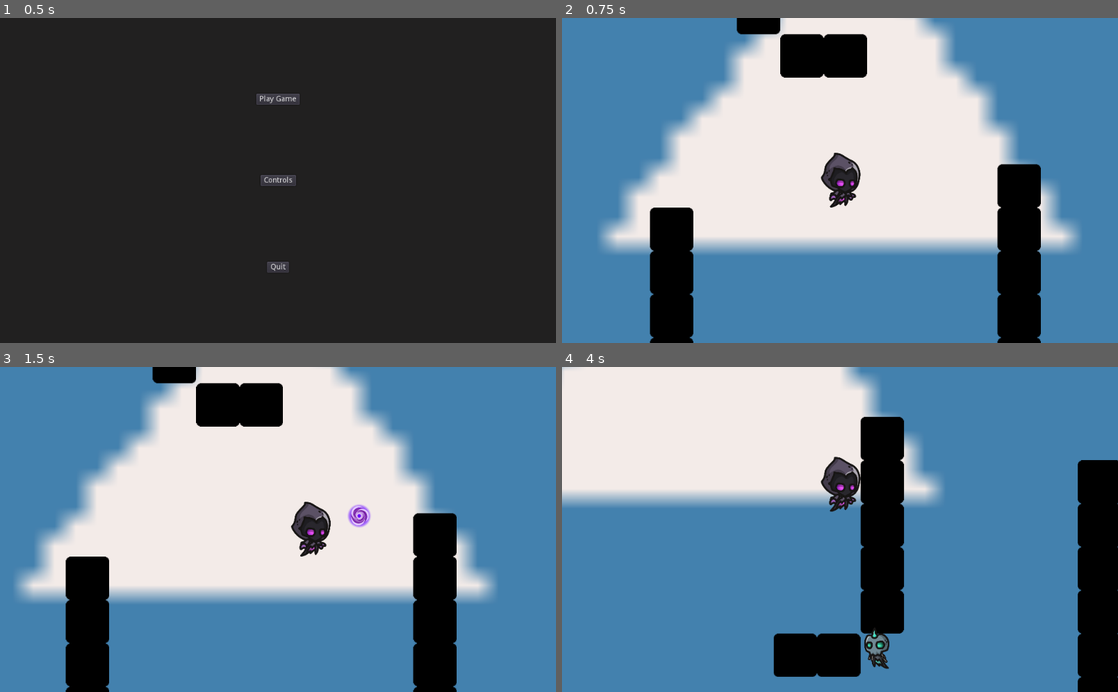
Above: before the commit, frames 1-4 (two rows, left to right).
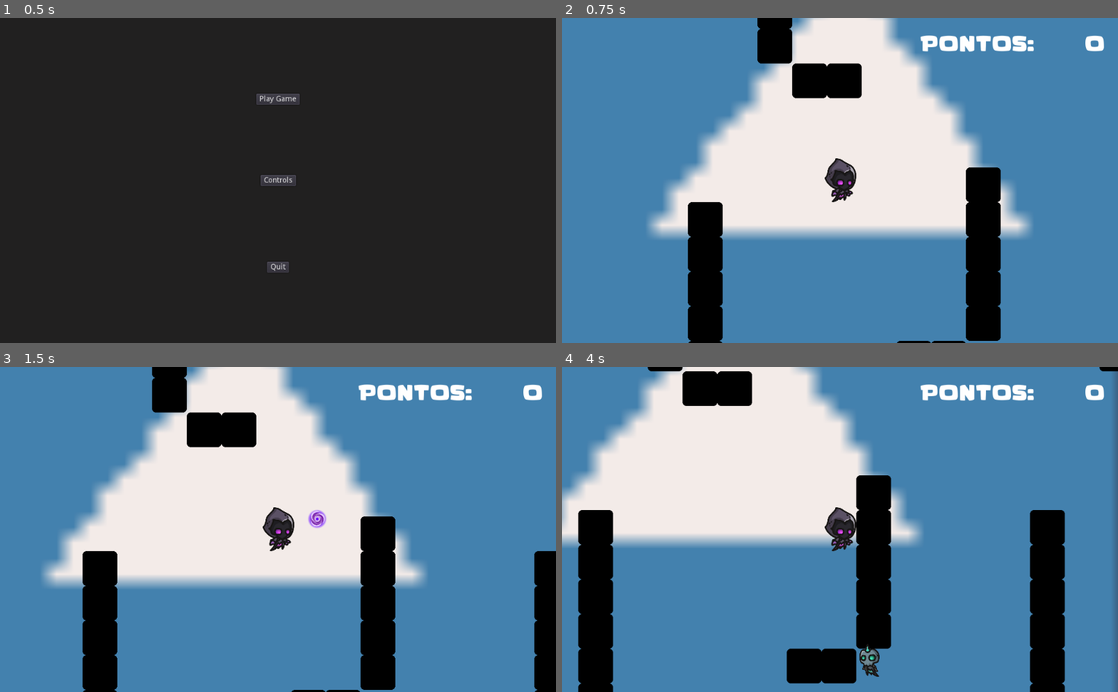
Above: after the commit, the same moments.

Repository: danielmfr/Trabalho_Final-Prog_para_Jogos
Game: Godot game, scene res://Scenes/levels/MainMenu.tscn
The game is run twice, just before and just after one commit, with the same random seed, the same clock (stepped at 60 frames per second) and the same inputs. The engine's default icon, where the game draws it, is replaced by a stand-in: a white triangle on a blue panel in a dark square.
Inputs (mouse positions are in pixels of both pictures, inside the frame that each line leads up to):
- Up to frame 1 (0.5 s): no input
- Up to frame 2 (0.75 s): click "Play Game" at 0.5 s
- Up to frame 3 (1.5 s): tap Enter at 1.25 s; move the mouse to (400, 513) at 1.27 s; press the mouse at (400, 513) at 1.28 s; hold D (right) from 1.28 s (still down)
- Up to frame 4 (4 s): move the mouse to (728, 545) at 2.02 s; release D (right) at 2.03 s; release the mouse at (728, 545) at 2.03 s; hold S (down) 2.03-2.78 s; click (728, 545) at 2.1 s; move the mouse to (895, 458) at 2.77 s; press the mouse at (895, 458) at 2.78 s; hold D (right) 2.78-3.53 s; move the mouse to (812, 594) at 3.52 s; release the mouse at (812, 594) at 3.53 s; hold W (up) from 3.53 s (still down); click (812, 594) at 3.6 s

Frame 1 is identical in both runs. In frame 2, 32% of the frame differs, in the area x 6-98%, y 0-100%; in frame 3, 33%; in frame 4, 36%, in the area x 0-100%, y 0-100%.

Commit message:
Pontos HUD

Diff:
--- a/Scenes/characters/Enemies/Boss.gd
+++ b/Scenes/characters/Enemies/Boss.gd
@@ -79,6 +79,7 @@
 func damage_self(amount):
 	health -= amount
 	if health <= 0:
+		Global.pontos += 70
 		queue_free()
 	if self.health <= health_low_threshold:
 		self.health_low = true
--- a/Scenes/characters/Enemy.gd
+++ b/Scenes/characters/Enemy.gd
@@ -26,6 +26,7 @@
 
 	#verificar se o inimigo está morto
 	if vida <= 0:
+		Global.pontos += 5
 		queue_free()
 
 #quando o inimigo receber dano
--- a/Scenes/characters/Enemy_Bullet.gd
+++ b/Scenes/characters/Enemy_Bullet.gd
@@ -10,6 +10,6 @@
 
 func _on_Bullet_body_entered(body):
 	if body.is_in_group("player"):
-		print("acertou o player")
+		queue_free()
 	if !body.is_in_group("enemy"):
 		queue_free()
--- a/Scenes/characters/Player.gd
+++ b/Scenes/characters/Player.gd
@@ -39,10 +39,11 @@
 
 func _on_Area2D_area_entered(area):
 	if area.is_in_group("enemy"):
+		visible = false
+		morto = true
+		print("acertou o player")
 		death()
 
 func death():
-	visible = false
-	morto = true
 	yield(get_tree().create_timer(1),"timeout")
 	get_tree().reload_current_scene()
--- a/Scenes/characters/Player.tscn
+++ b/Scenes/characters/Player.tscn
@@ -30,14 +30,12 @@
 position = Vector2( 3.33333, 0 )
 shape = SubResource( 2 )
 
-[node name="Camera2D" type="Camera2D" parent="." groups=["player"]]
-current = true
-zoom = Vector2( 0.8, 0.8 )
-smoothing_enabled = true
-
 [node name="tempo_recarga" type="Timer" parent="."]
 wait_time = 0.2
 one_shot = true
 
+[node name="Camera2D" type="Camera2D" parent="."]
+current = true
+
 [connection signal="area_entered" from="Area2D" to="." method="_on_Area2D_area_entered"]
 [connection signal="timeout" from="tempo_recarga" to="." method="_on_tempo_recarga_timeout"]
--- a/Scenes/levels/MainMenu.gd
+++ b/Scenes/levels/MainMenu.gd
@@ -1,10 +1,12 @@
 extends Control
 
 func _ready():
-	pass # Replace with function body.
+	HUD.get_child(0).hide()
 
 func _on_Play_pressed():
+	HUD.get_child(0).show()
 	get_tree().change_scene("res://Scenes/levels/Phase1.tscn")
+
 
 func _on_Controls_pressed():
 	get_tree().change_scene("res://Scenes/levels/Controls.tscn")
--- a/Scenes/levels/Phase1.gd
+++ b/Scenes/levels/Phase1.gd
@@ -3,6 +3,8 @@
 var criacao_no_pai = null
 
 var jogador = null
+
+var pontos = 0
 
 #singleton
 func instance_node(node, location, parent):
--- a/Scenes/levels/Phase1.tscn
+++ b/Scenes/levels/Phase1.tscn
@@ -17,7 +17,7 @@
 func _exit_tree():
 	Global.criacao_no_pai = null
 
-
+#spawnar inimigos
 func _on_timer_spawn_inimigo_timeout():
 	var posicao_inimigo = Vector2(60,50)
 	Global.instance_node(inimigo_1, posicao_inimigo, self)
--- /dev/null
+++ b/Scenes/props/HUD.tscn
@@ -0,0 +1,36 @@
+[gd_scene load_steps=5 format=2]
+
+[ext_resource path="res://Kid Games.ttf" type="DynamicFontData" id=1]
+[ext_resource path="res://Scenes/props/Pontos.gd" type="Script" id=2]
+
+[sub_resource type="DynamicFont" id=2]
+size = 40
+font_data = ExtResource( 1 )
+
+[sub_resource type="DynamicFont" id=1]
+size = 40
+use_filter = true
+font_data = ExtResource( 1 )
+
+[node name="HUD" type="CanvasLayer"]
+
+[node name="Control" type="Control" parent="."]
+margin_right = 40.0
+margin_bottom = 40.0
+
+[node name="Label" type="Label" parent="Control"]
+margin_right = 870.0
+margin_bottom = 70.0
+custom_fonts/font = SubResource( 2 )
+text = "PONTOS:"
+align = 2
+valign = 2
+
+[node name="Pontos" type="Label" parent="Control/Label"]
+margin_right = 1000.0
+margin_bottom = 70.0
+custom_fonts/font = SubResource( 1 )
+text = "5055"
+align = 2
+valign = 2
+script = ExtResource( 2 )
--- /dev/null
+++ b/Scenes/props/Pontos.gd
@@ -0,0 +1,4 @@
+extends Label
+
+func _process(delta):
+	text = String(Global.pontos)
--- a/project.godot
+++ b/project.godot
@@ -99,6 +99,7 @@
 [autoload]
 
 Global="*res://Scenes/levels/Phase1.gd"
+HUD="*res://Scenes/props/HUD.tscn"
 
 [input]
 
Binary file added: Kid Games.ttf
Binary file added: Scenes/levels/Kid Games.ttf
